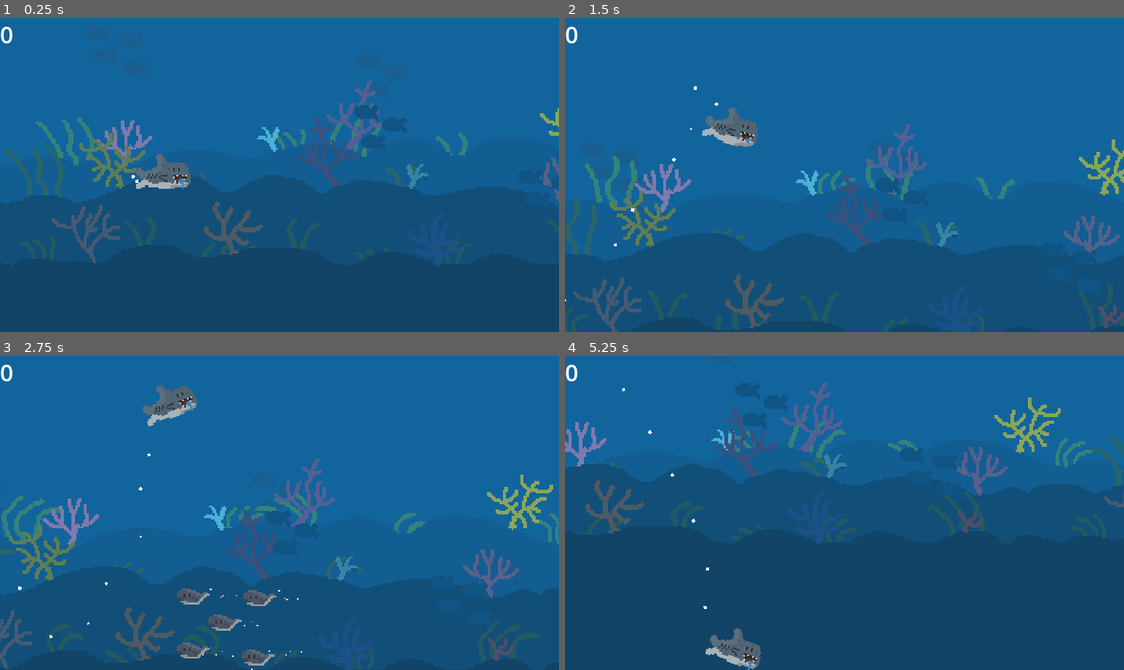
Above: before the commit, frames 1-4 (two rows, left to right).
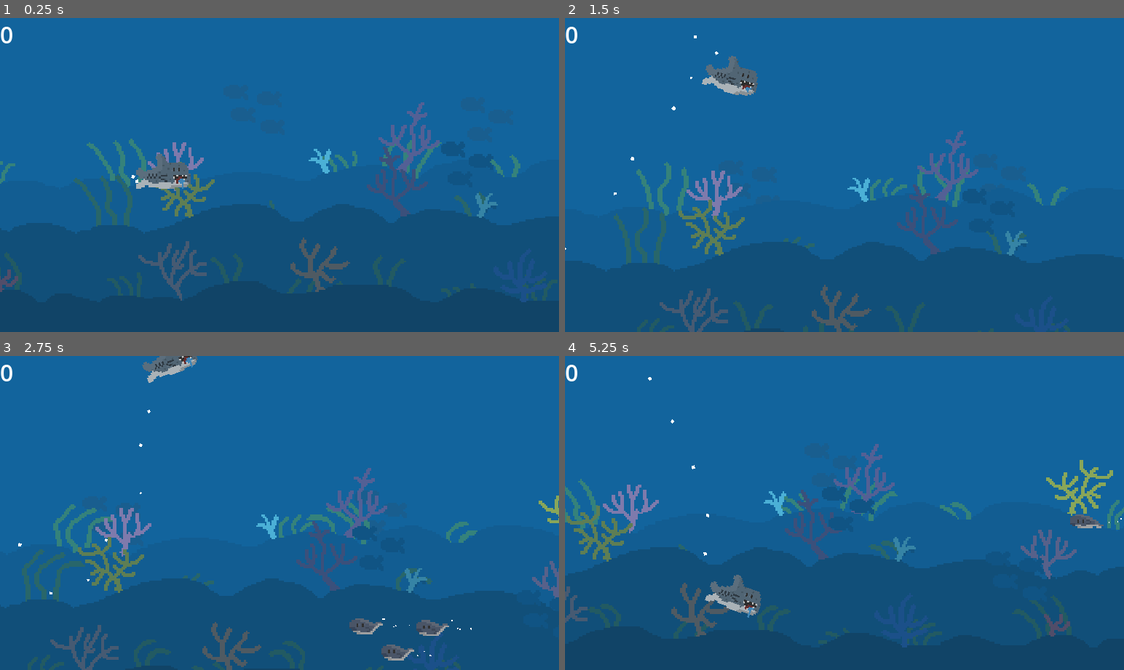
Above: after the commit, the same moments.

Repository: vicjuegos/shark-growth
Game: Godot game, scene res://SCENES/main.tscn
Same seed, same stepped clock (60 frames per second), same inputs: the game is played once before the commit and once after it.
Inputs:
- Up to frame 1 (0.25 s): no input
- Up to frame 2 (1.5 s): hold W (up) 0.53-1.28 s; hold S (down) from 1.28 s (still down)
- Up to frame 3 (2.75 s): release S (down) at 2.03 s; hold W (up) from 2.03 s (still down)
- Up to frame 4 (5.25 s): release W (up) at 3.53 s; hold S (down) from 3.53 s (still down)

The runs differ from the first frame. In frame 1, 17% of the frame differs, in the area x 0-100%, y 19-91%; in frame 2, 14%; in frame 3, 16%; in frame 4, 33%, in the area x 0-100%, y 6-100%.

Commit message:
movi al tiburon

Diff:
--- a/SCENES/main.tscn
+++ b/SCENES/main.tscn
@@ -197,7 +197,7 @@
 text = "0"
 
 [node name="player" parent="." instance=ExtResource("1_4xo1u")]
-position = Vector2(70, 97)
+position = Vector2(-29, 55)
 
 [node name="cam" type="Camera2D" parent="player"]
 position = Vector2(66, 1)
